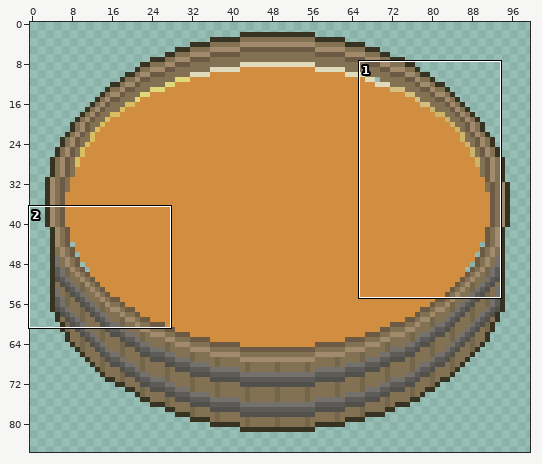
Two states of a sprite sheet, assets/02_architecture/03_brewery/cuve.png. Above: a wide view before the commit, with the close-up outlined.
Close-up. Old version:
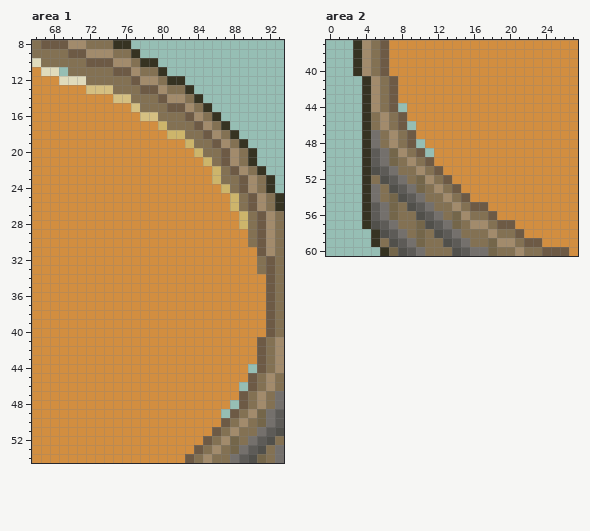
The file is 100x90 pixels. Shown: area 1: x 66..93, y 8..54; area 2: x 0..27, y 37..60. The wide view leaves out empty margins.
After the commit:
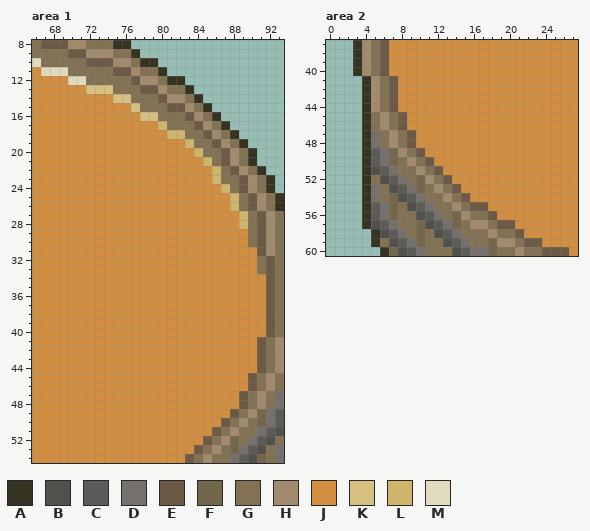
Palette (. is transparent): A #363322  B #51504b  C #5d5b57  D #74706c  E #6d5a45  F #74664a  G #837153  H #a28b6c  J #d28e40  K #d5c082  L #cdb56b  M #e0dbbc
Changes in this commit:
--- area 1
@@ x 67..71 @@
 10 GGGGG
-11 MM.GG
-12 JJMMM
+11 MMMGG
+12 JJJMM
 13 JJJJJ
@@ x 85..92 @@
 43 JJJJJJEG
-44 JJJJJ.EG
+44 JJJJJJEG
 45 JJJJJEGH
-46 JJJJ.EGH
+46 JJJJJEGH
 47 JJJJEGHG
-48 JJJ.EGHG
-49 JJ.EGHFD
+48 JJJJEGHG
+49 JJJEGHFD
 50 JJEGHGFD
--- area 2
@@ x 6..13 @@
 43 GEJJJJJJ
-44 GE.JJJJJ
+44 GEJJJJJJ
 45 HGEJJJJJ
-46 HGE.JJJJ
+46 HGEJJJJJ
 47 GHGEJJJJ
-48 GHGE.JJJ
-49 DFHGE.JJ
+48 GHGEJJJJ
+49 DFHGEJJJ
 50 DFGHGEJJ
Pixel boxes of the changes (left, top, right, bottom) in both close-ups:
changed: (59, 67, 68, 85)
added: (221, 364, 257, 418)
added: (398, 103, 434, 157)
